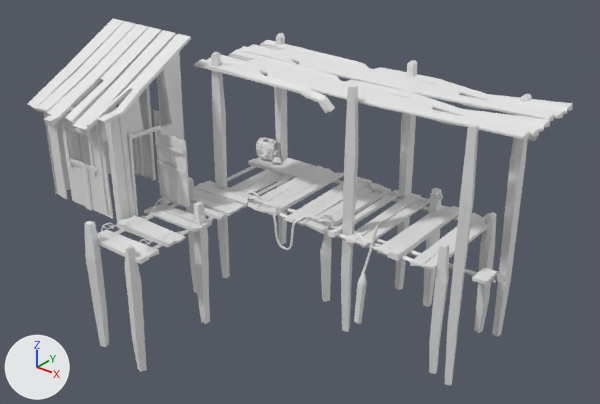
One commit to the FBX model Assets/EmaceArt/19th Century Courtyards/Meshes/EA_Fisherman_house_01a.fbx: the scene before it, then after it.
Camera for both pictures: a 50 mm lens placed at (13.95, -13.75, 13.63), pointed at (0.66, 2.87, 3.32). The axes (+X, +Y, +Z) are drawn at lower left. The lights are the same throughout. The first picture is the older version. Objects named as collision shapes, trigger or cutter boxes, shadow casters or lower levels of detail are left out. Where no turn or scale is listed for an object, it has been applied to the vertices.

The first picture shows 'EA_Fisherman_house_01a_LOD0'.
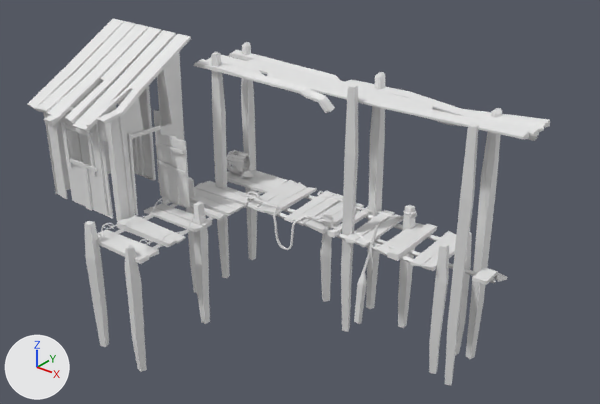
Location of each change, [x1, y1, x2, y2] in pixels of the pictures (600 x 404 px; the box of a moved part takes in the faces that stretch with it):
'EA_Fisherman_house_01a_LOD0', reshaped: before [28, 18, 573, 386]; after [28, 18, 550, 386]
part 1 of me_ea_fisherman_house_01a_002, deleted: before [230, 40, 573, 195]
part 2 of me_ea_fisherman_house_01a_002, moved or reshaped: before [114, 33, 532, 336]; after [114, 42, 502, 359]

The change, as a diff of the scene's bpy script:
```diff
--- a/Assets/EmaceArt/19th Century Courtyards/Meshes/EA_Fisherman_house_01a.fbx.py
+++ b/Assets/EmaceArt/19th Century Courtyards/Meshes/EA_Fisherman_house_01a.fbx.py
@@ me_ea_fisherman_house_01a_002 @@
 # used by ob_ea_fisherman_house_01a_lod0; location = (0.0, 0.0, 0.0)
-me_ea_fisherman_house_01a_002.from_pydata(...)  # 6584 vertices, 6197 faces; spans x -6.96..6.9, y -1.89..6.46, z -0.93..7.47
+me_ea_fisherman_house_01a_002.from_pydata(...)  # 6436 vertices, 6069 faces; spans x -6.96..6.9, y -1.89..4.99, z -0.93..7.47
+# me_ea_fisherman_house_01a_002 part 1: 6 loose pieces with 148 vertices, spanning x -3.46..6.86, y 2.67..6.34, z 2.52..6.65, are deleted
+# me_ea_fisherman_house_01a_002 part 2: 2133 vertices moved from x -3.44..5.75, y 5.14..6.46, z -0.93..6.97 to x -3.44..5.66, y 3.68..4.99, z -0.93..6.97
 me_ea_fisherman_house_01a_002.materials.append(mat_wood)
```
